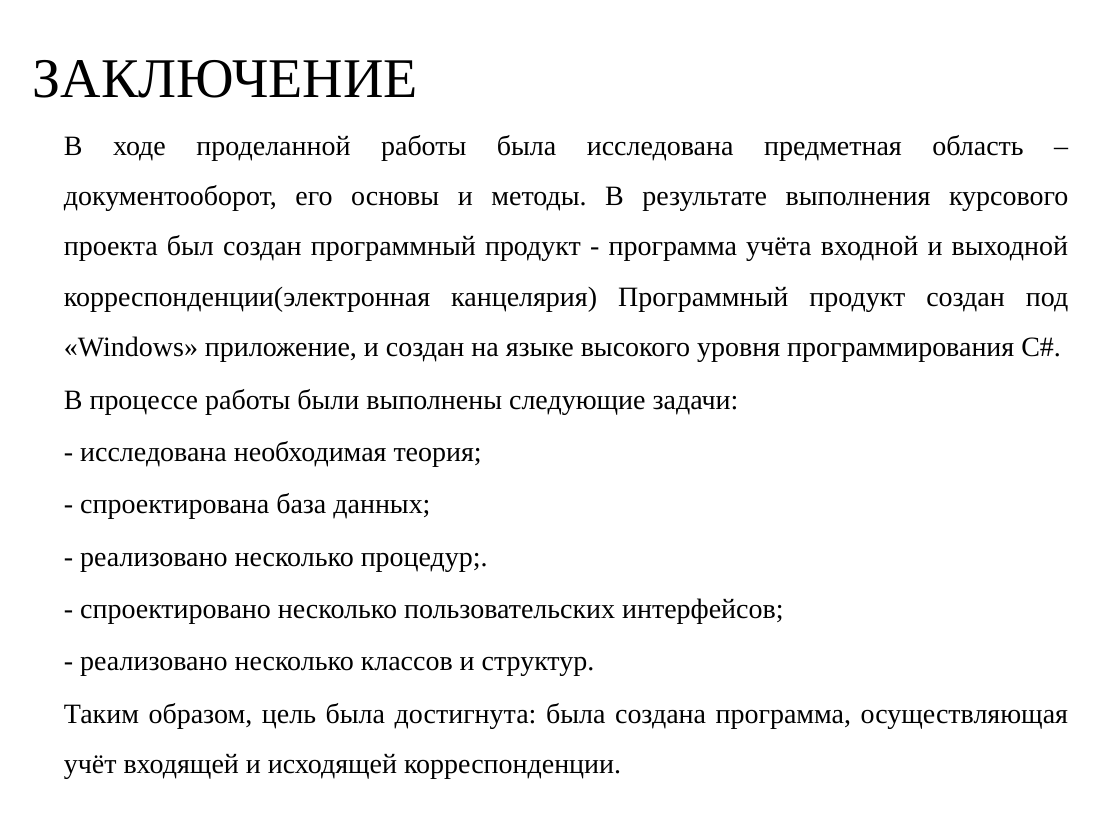
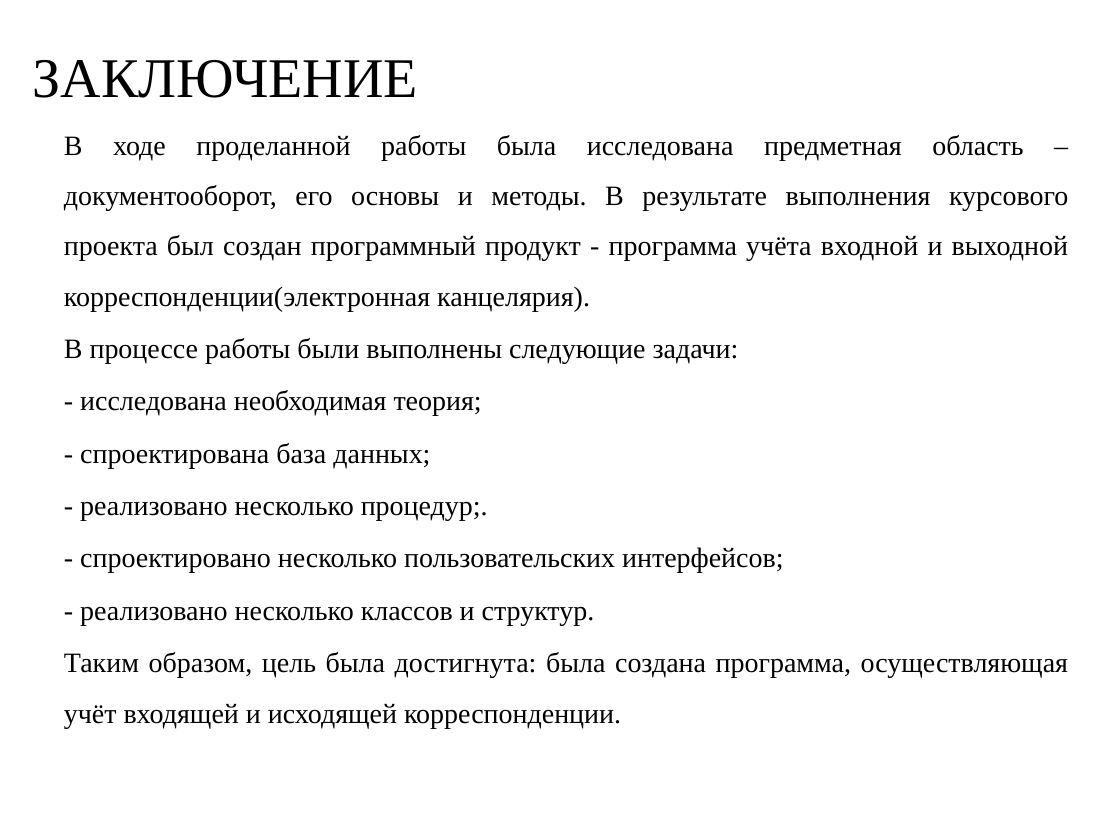
Before and after one commit to RAdKuzur/ASTU, a slide deck: slide 13 of зимняя практика 2023-24/Курсовая презентация Мамлеева.odp. Drawn at 1120x840 pixels with LibreOffice and Linux fonts; fonts in the diff are those of the drawing; background and template pictures are left out. Boxes give left, top, right and bottom in pixels: in the first picture for what was removed or moved away, otherwise in the second. Text is boxed around its words. In the diff, an @@ line names an element or a change of style, - is before the commit and + after.

Commit message:
new fix commit

```diff
--- a/зимняя практика 2023-24/Курсовая презентация Мамлеева.odp
+++ b/зимняя практика 2023-24/Курсовая презентация Мамлеева.odp
@@ text at <box>64,135,1068,311</box>: text changed @@
-В ходе проделанной работы была исследована предметная область – документооборот, его основы и методы. В результате выполнения курсового проекта был создан программный продукт - программа учёта входной и выходной корреспонденции(электронная канцелярия) Программный продукт создан под «Windows» приложение, и создан на языке высокого уровня программирования С#.
+В ходе проделанной работы была исследована предметная область – документооборот, его основы и методы. В результате выполнения курсового проекта был создан программный продукт - программа учёта входной и выходной корреспонденции(электронная канцелярия).
```
Also in this commit, not shown: 4 other slides changed, 7 slides added, 7 slides removed.
